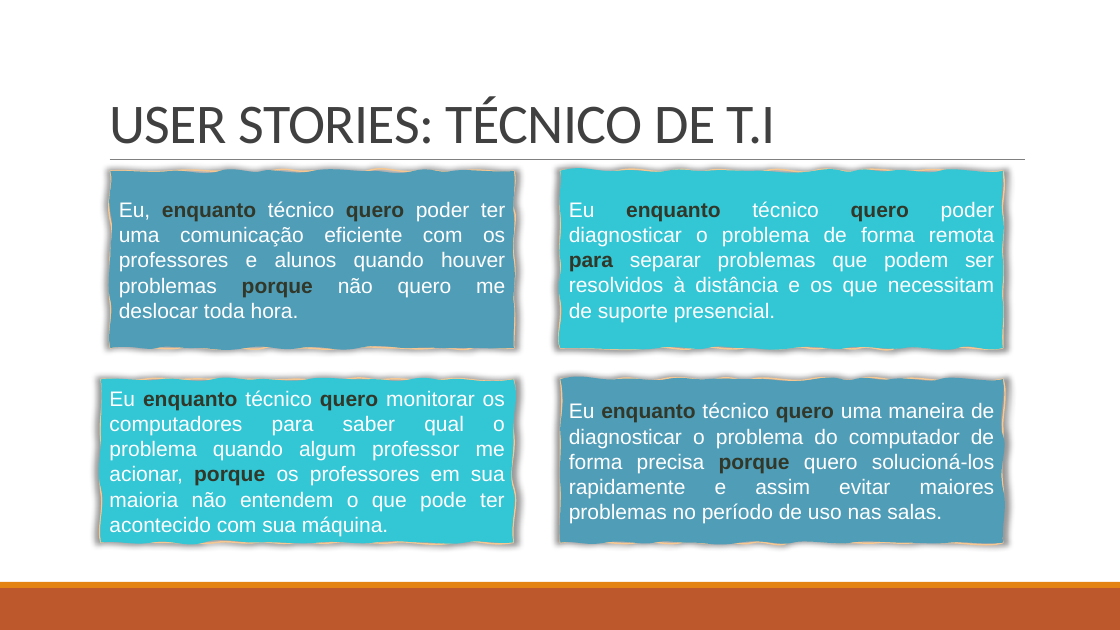
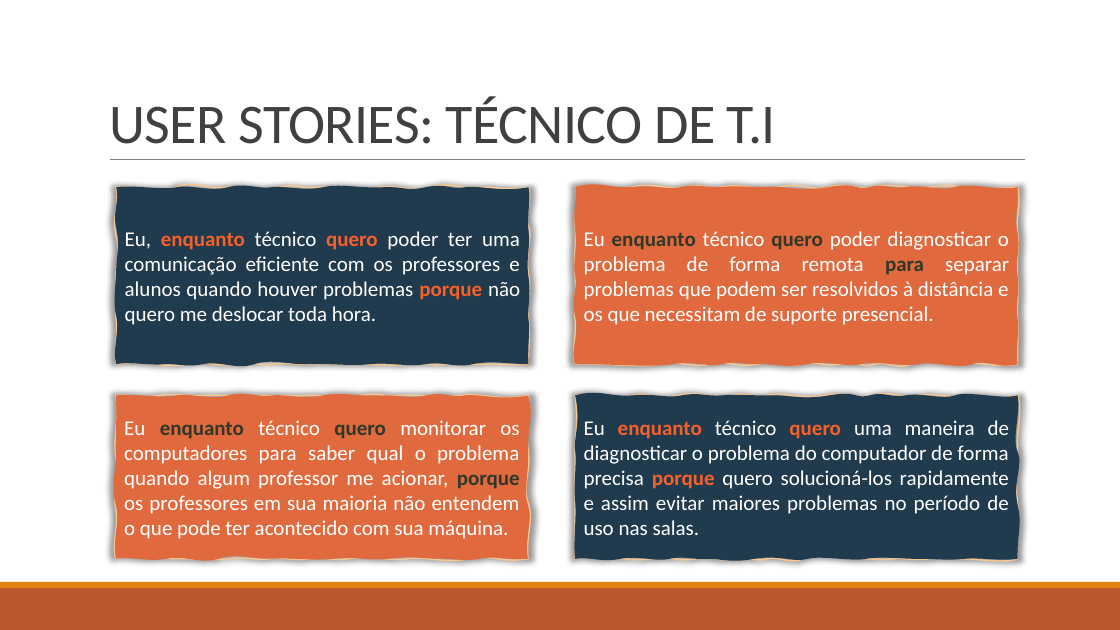
Before and after one commit to BandTec/grupo-05-adsa-20201, a slide deck: slide 13 of Apresentação Sprint 1.pptx. Drawn at 1120x630 pixels with LibreOffice and Linux fonts; fonts in the diff are those of the drawing. Boxes give left, top, right and bottom in pixels: in the first picture for what was removed or moved away, otherwise in the second. Text is boxed around its words. In the diff, an @@ line names an element or a change of style, - is before the commit and + after.

```diff
--- a/Apresentação Sprint 1.pptx
+++ b/Apresentação Sprint 1.pptx
@@ freeform shape "Eu, enquanto técnico quero poder ...": place and size @@
-freeform shape "Eu, enquanto técnico quero poder ..." at [110, 171, 513, 349]
+freeform shape "Eu, enquanto técnico quero poder ..." at [116, 187, 528, 365]
@@ freeform shape "Eu, enquanto técnico quero poder ..." at [116, 187, 528, 365]: font Arial to Calibri; text colour #313829 to #F76029 in "enquanto quero porque"; fill #509DB8 to #203A4E @@
@@ freeform shape "Eu enquanto técnico quero poder ..." at [576, 187, 1018, 365]: font Arial to Calibri; fill #33C6D5 to #E0693E @@
@@ freeform shape "Eu enquanto técnico quero monitorar ..." at [116, 396, 528, 559]: font Arial to Calibri; fill #33C6D5 to #E0693E @@
@@ freeform shape "Eu enquanto técnico quero uma ..." at [576, 396, 1018, 560]: font Arial to Calibri; text colour #313829 to #F76029 in "enquanto quero porque"; fill #509DB8 to #203A4E @@
@@ 3 freeform shapes: place and size @@
-3 freeform shapes at [101, 171, 1003, 543]
+3 freeform shapes at [116, 187, 1018, 560]
```
Also in this commit, not shown: 11 other slides changed, 1 slide added.
